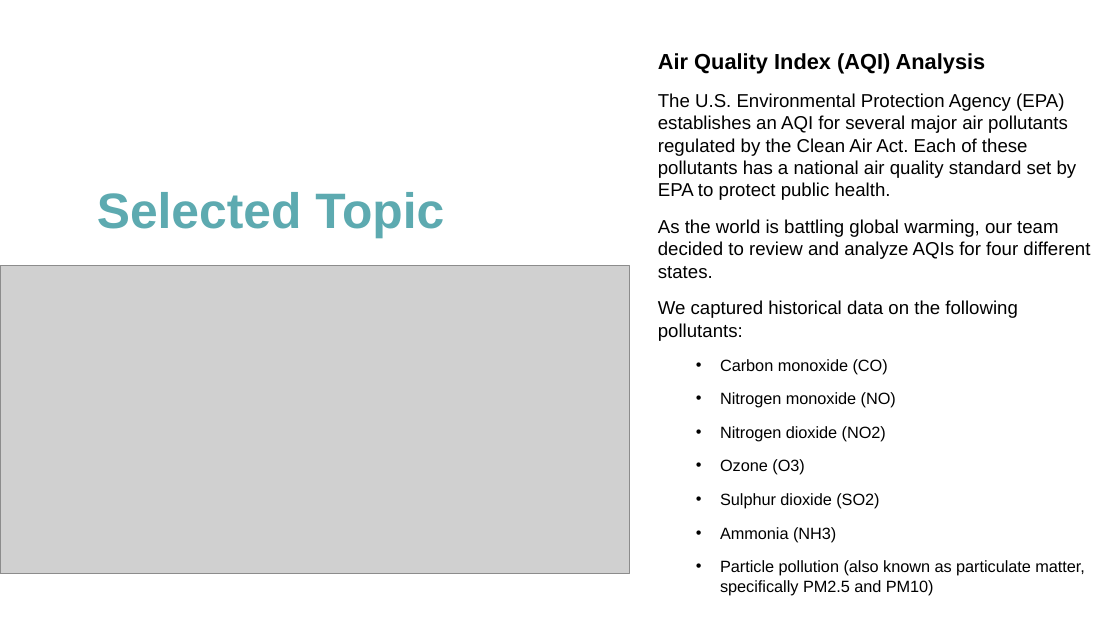
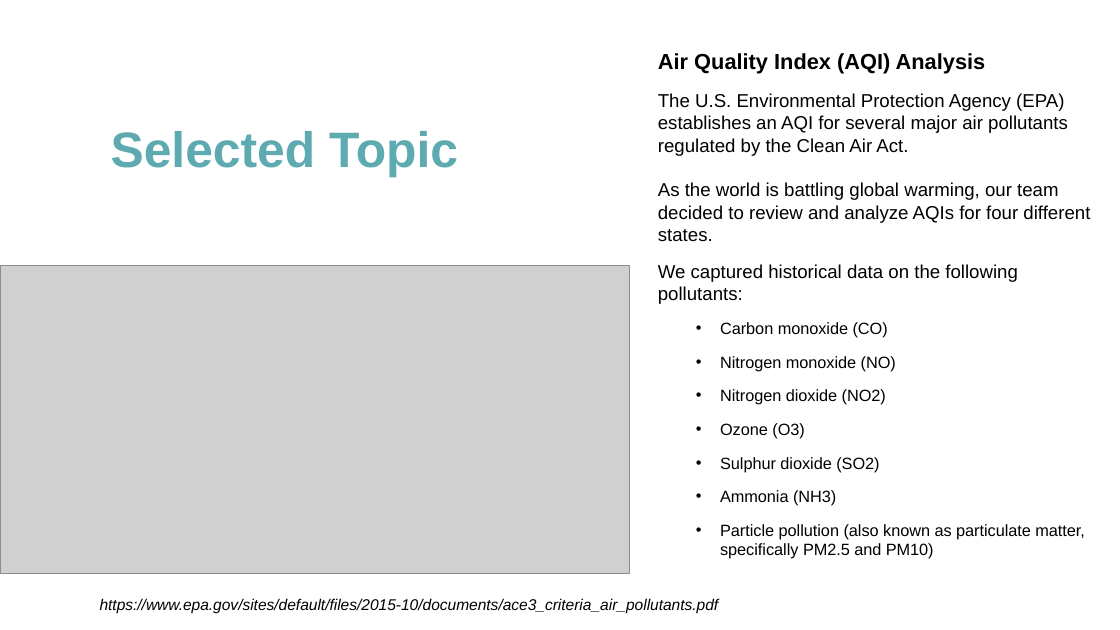
Before and after one commit to mereilly/AQI_Module_20_Final_Project, a slide deck: slide 4 of OpenWeather_AQI_Presentation_Final.pptx. Drawn at 1120x630 pixels with LibreOffice and Linux fonts; fonts in the diff are those of the drawing; grey boxes stand for pictures. Boxes give left, top, right and bottom in pixels: in the first picture for what was removed or moved away, otherwise in the second. Text is boxed around its words. In the diff, an @@ line names an element or a change of style, - is before the commit and + after.

Commit message:
Update Presentation

```diff
--- a/OpenWeather_AQI_Presentation_Final.pptx
+++ b/OpenWeather_AQI_Presentation_Final.pptx
@@ title "Selected Topic": place and size @@
-title "Selected Topic" at [97, 192, 444, 238]
+title "Selected Topic" at [111, 131, 458, 178]
@@ text at [658, 93, 1068, 156]: text changed @@
-The U.S. Environmental Protection Agency (EPA) establishes an AQI for several major air pollutants regulated by the Clean Air Act. Each of these pollutants has a national air quality standard set by EPA to protect public health.
+The U.S. Environmental Protection Agency (EPA) establishes an AQI for several major air pollutants regulated by the Clean Air Act.
@@ text at [658, 182, 1090, 242]: less space between paragraphs @@
@@ text added at [100, 598, 719, 614], 10 pt, text #000000, italic @@
+https://www.epa.gov/sites/default/files/2015-10/documents/ace3_criteria_air_pollutants.pdf
```
Also in this commit, not shown: 2 other slides changed, 4 other files.
